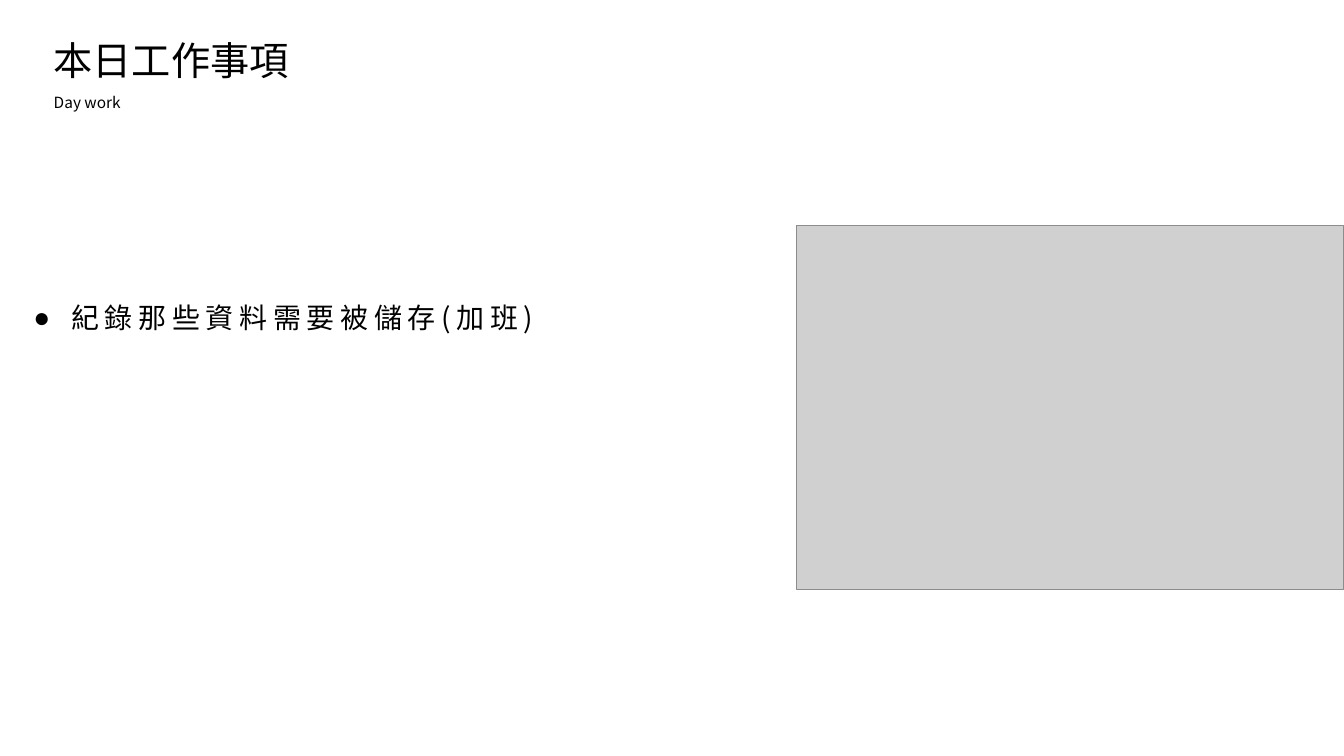
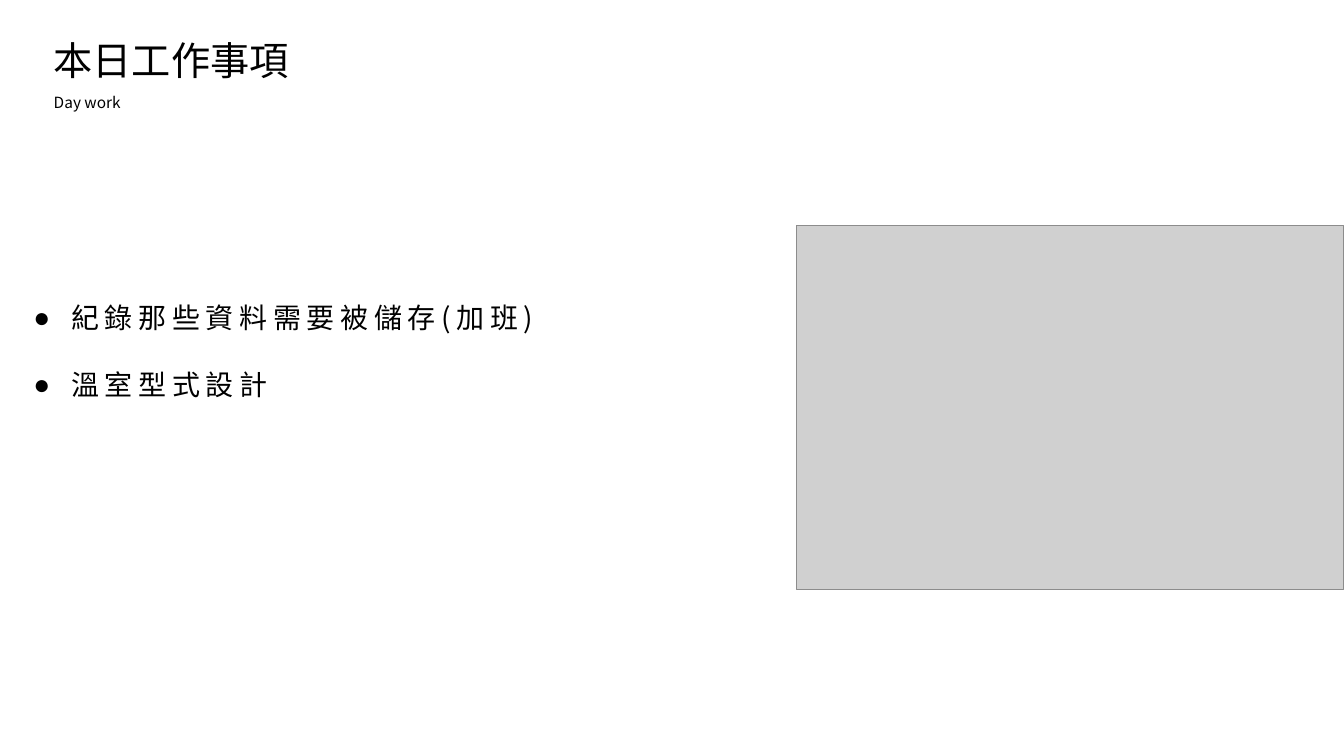
Before and after one commit to king637324/KnowledgeGreenhouseSystem, a slide deck: slide 2 of 工作日報_葉柏漢/2021.08/2021.08.09(加班)~2021.08.10工作日報_葉柏漢.pptx. Drawn at 1344x756 pixels with LibreOffice and Linux fonts; fonts in the diff are those of the drawing; grey boxes stand for pictures. Boxes give left, top, right and bottom in pixels: in the first picture for what was removed or moved away, otherwise in the second. Text is boxed around its words. In the diff, an @@ line names an element or a change of style, - is before the commit and + after.

```diff
--- a/工作日報_葉柏漢/2021.08/2021.08.09(加班)~2021.08.10工作日報_葉柏漢.pptx
+++ b/工作日報_葉柏漢/2021.08/2021.08.09(加班)~2021.08.10工作日報_葉柏漢.pptx
@@ text at <box>71,371,267,398</box>: paragraph added @@
+● 溫室型式設計
```
Also in this commit, not shown: 1 slide added, 3 other files.
